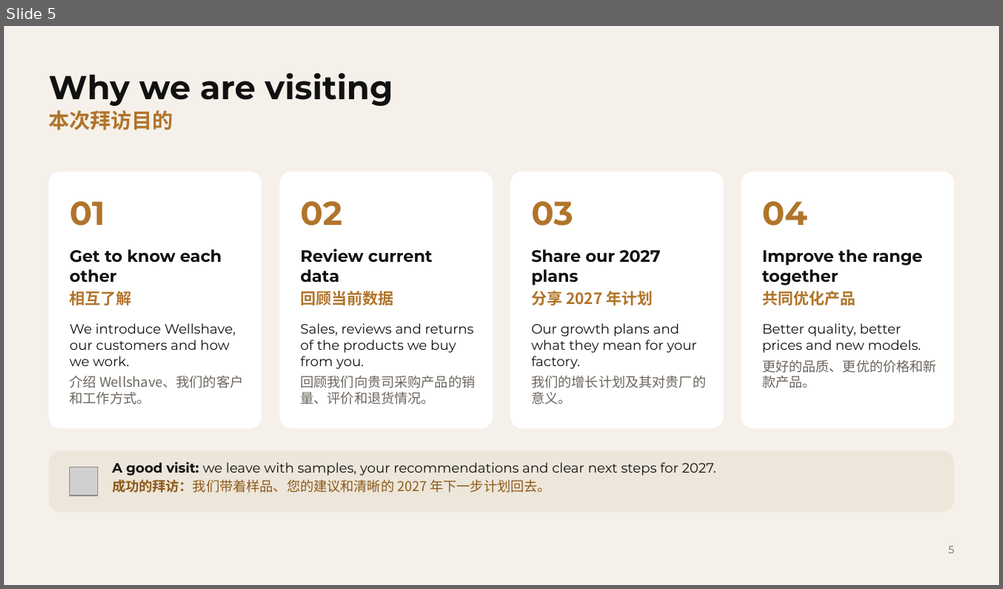
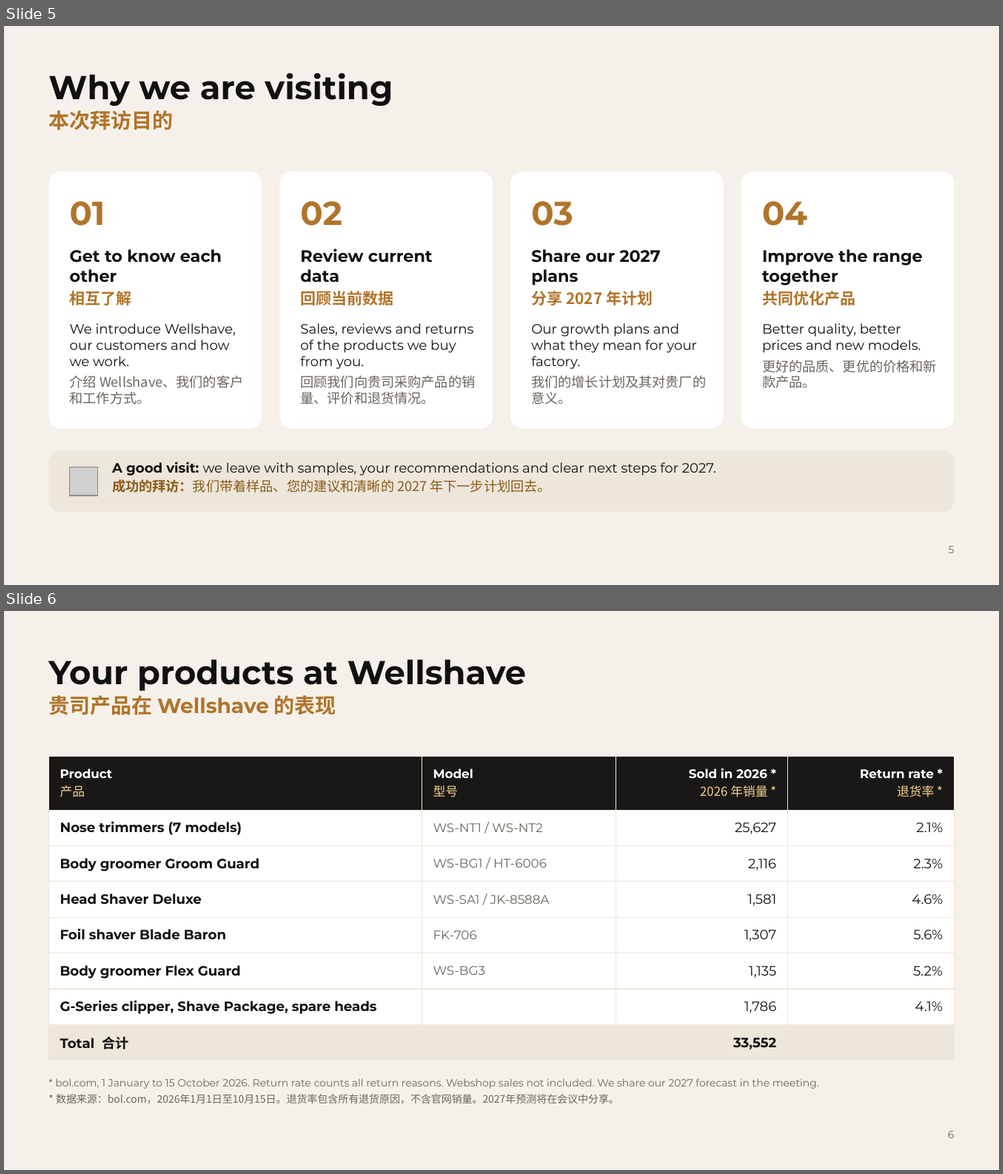
Before and after one commit to Wellshave/design, a slide deck: presentaties/fabrieksbezoek-china-2026/uitvoer/Wellshave_Factory_Visit_Global-Bestway.pptx. Shown one above the other, each under a label of ours: slide 5 before the commit, slides 5 and 6 after it. The pictures are 1003x589 and 1003x1174 pixels, drawn with LibreOffice and Linux fonts; fonts in the diff are those of the drawing; grey boxes stand for pictures; background and template pictures are left out. Boxes give left, top, right and bottom in pixels: in the first picture for what was removed or moved away, otherwise in the second. Text is boxed around its words. In the diff, an @@ line names an element or a change of style, - is before the commit and + after.

```diff
--- a/presentaties/fabrieksbezoek-china-2026/uitvoer/Wellshave_Factory_Visit_Global-Bestway.pptx
+++ b/presentaties/fabrieksbezoek-china-2026/uitvoer/Wellshave_Factory_Visit_Global-Bestway.pptx
@@ slide 6 added at (x1=4, y1=611, x2=999, y2=1170), background #F5F1EA @@
@@ title added at (x1=48, y1=659, x2=526, y2=691), 32 pt, text #111111, bold @@
+Your products at Wellshave
@@ text added at (x1=48, y1=695, x2=336, y2=715), 20 pt, text #B0742A, bold @@
+贵司产品在 Wellshave 的表现
@@ table added at (x1=48, y1=757, x2=954, y2=1053), 8 rows, 4 columns @@
+Product / 产品 | Model / 型号 | Sold in 2026 * / 2026 年销量 * | Return rate * / 退货率 *
+Nose trimmers (7 models) | WS-NT1 / WS-NT2 | 25,627 | 2.1%
+Body groomer Groom Guard | WS-BG1 / HT-6006 | 2,116 | 2.3%
+Head Shaver Deluxe | WS-SA1 / JK-8588A | 1,581 | 4.6%
+Foil shaver Blade Baron | FK-706 | 1,307 | 5.6%
+Body groomer Flex Guard | WS-BG3 | 1,135 | 5.2%
+G-Series clipper, Shave Package, spare heads |  | 1,786 | 4.1%
+Total 合计 |  | 33,552 | 
@@ text added at (x1=55, y1=1079, x2=819, y2=1104), 10 pt, text #6B655D @@
+* bol.com, 1 January to 15 October 2026. Return rate counts all return reasons. Webshop sales not included. We share our 2027 forecast in the meeting.
+* 数据来源：bol.com，2026年1月1日至10月15日。退货率包含所有退货原因，不含官网销量。2027年预测将在会议中分享。
@@ page number added at (x1=948, y1=1131, x2=954, y2=1139), 10 pt, text #6B655D @@
+6
```
Also in this commit, not shown: 3 slides changed, 1 other slide added, 1 slide removed, 8 other files.
